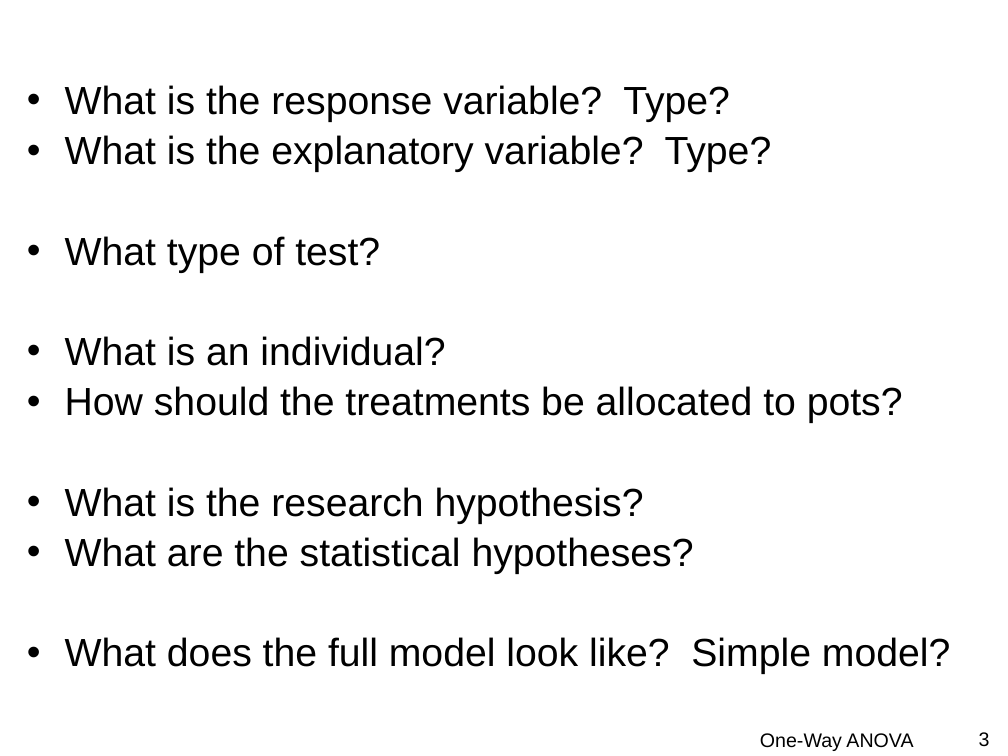
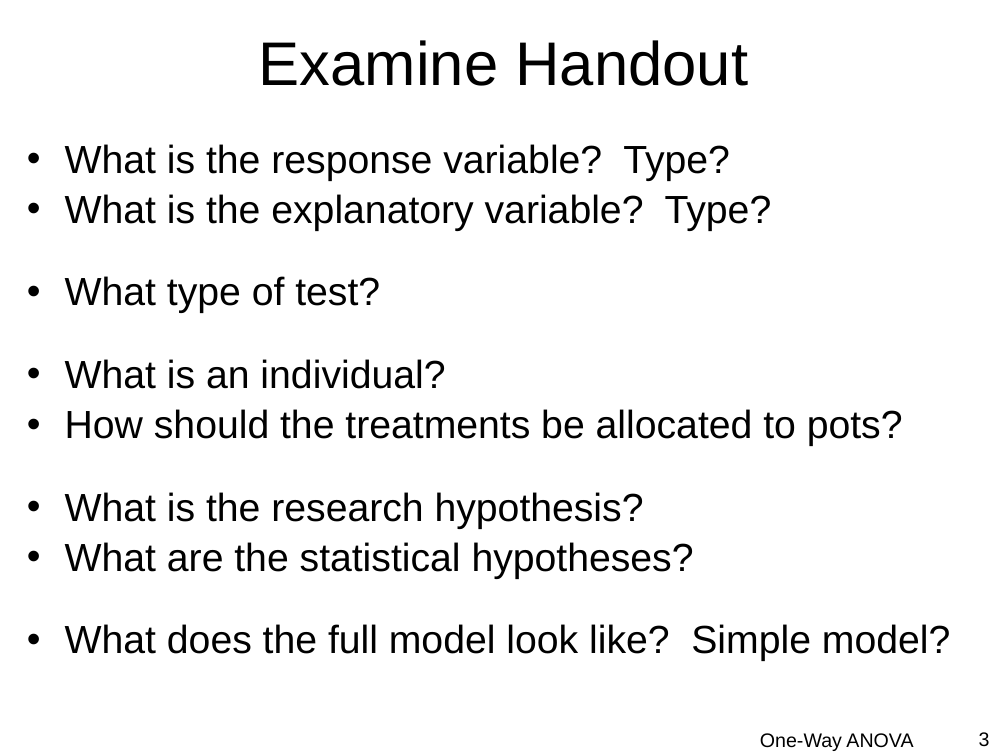
Before and after one commit to droglenc/NCMTH207, a slide deck: slide 3 of modules/Anova-1Way/PPT.pptx. Drawn at 1008x756 pixels with LibreOffice and Linux fonts; fonts in the diff are those of the drawing; background and template pictures are left out. Boxes give left, top, right and bottom in pixels: in the first picture for what was removed or moved away, otherwise in the second. Text is boxed around its words. In the diff, an @@ line names an element or a change of style, - is before the commit and + after.

```diff
--- a/modules/Anova-1Way/PPT.pptx
+++ b/modules/Anova-1Way/PPT.pptx
@@ title added at <box>259,40,748,86</box>, 44 pt, text #000000 @@
+Examine Handout
@@ text "What is the response variable? ..." rewrapped from <box>65,85,950,674</box> to <box>65,144,950,661</box> @@
```
Also in this commit, not shown: 1 other slide changed, 1 other file.
